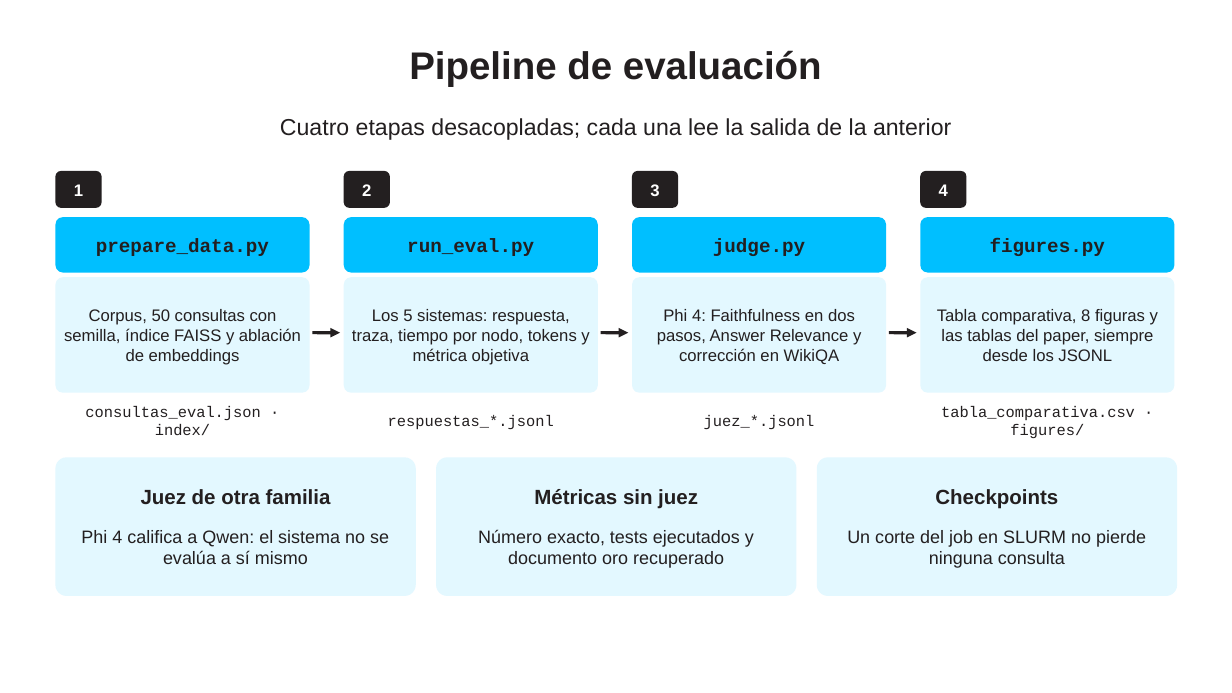
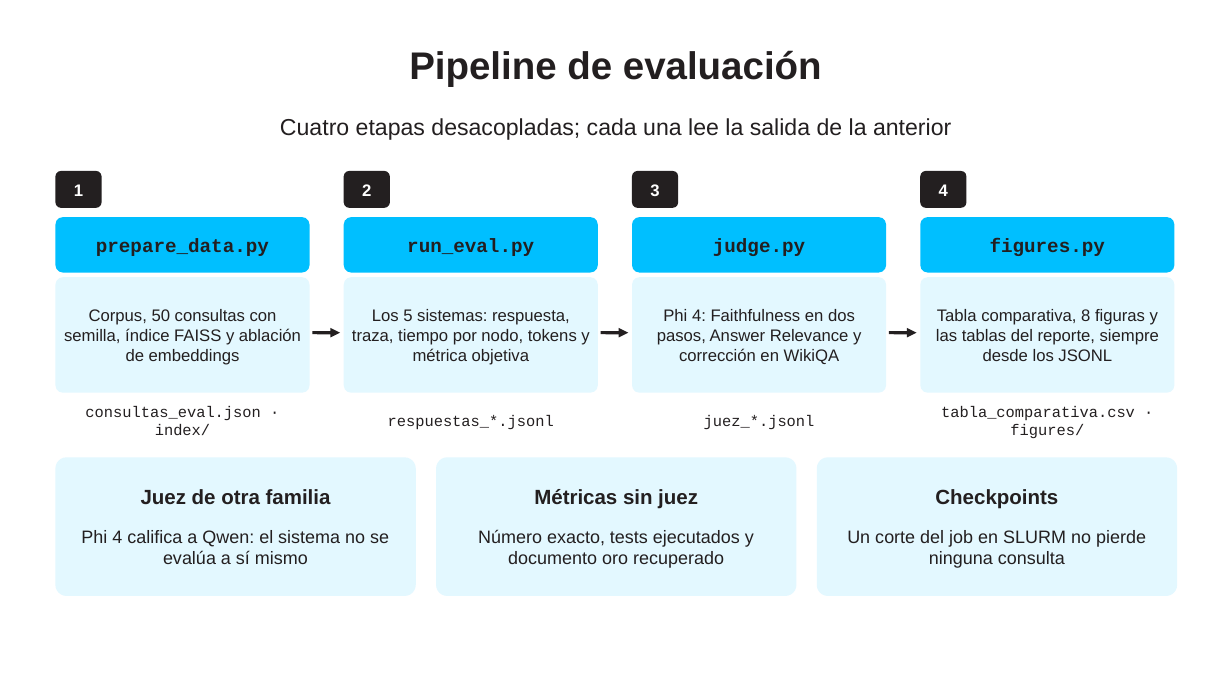
Before and after one commit to ricardoamiel/auditor-react, a slide deck: slide 44 of presentacion/Presentacion_Auditor_ReAct.pptx. Drawn at 1232x693 pixels with LibreOffice and Linux fonts; fonts in the diff are those of the drawing; background and template pictures are left out. Boxes give left, top, right and bottom in pixels: in the first picture for what was removed or moved away, otherwise in the second. Text is boxed around its words. In the diff, an @@ line names an element or a change of style, - is before the commit and + after.

```diff
--- a/presentacion/Presentacion_Auditor_ReAct.pptx
+++ b/presentacion/Presentacion_Auditor_ReAct.pptx
@@ text in rounded rectangle at [936, 309, 1159, 361]: text changed @@
-Tabla comparativa, 8 figuras y las tablas del paper, siempre desde los JSONL
+Tabla comparativa, 8 figuras y las tablas del reporte, siempre desde los JSONL
```
Also in this commit, not shown: 2 other slides changed, 9 other files.
